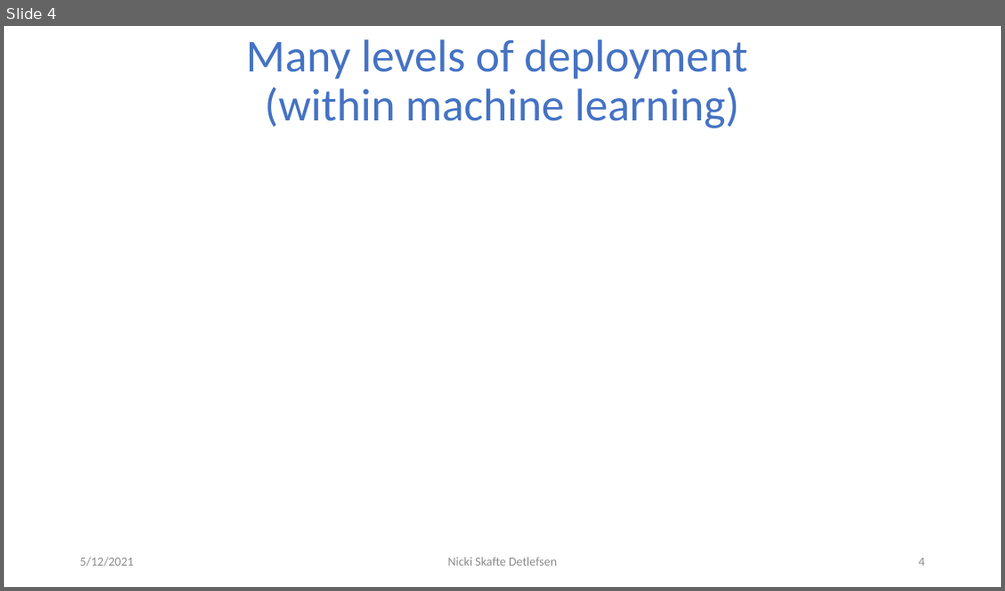
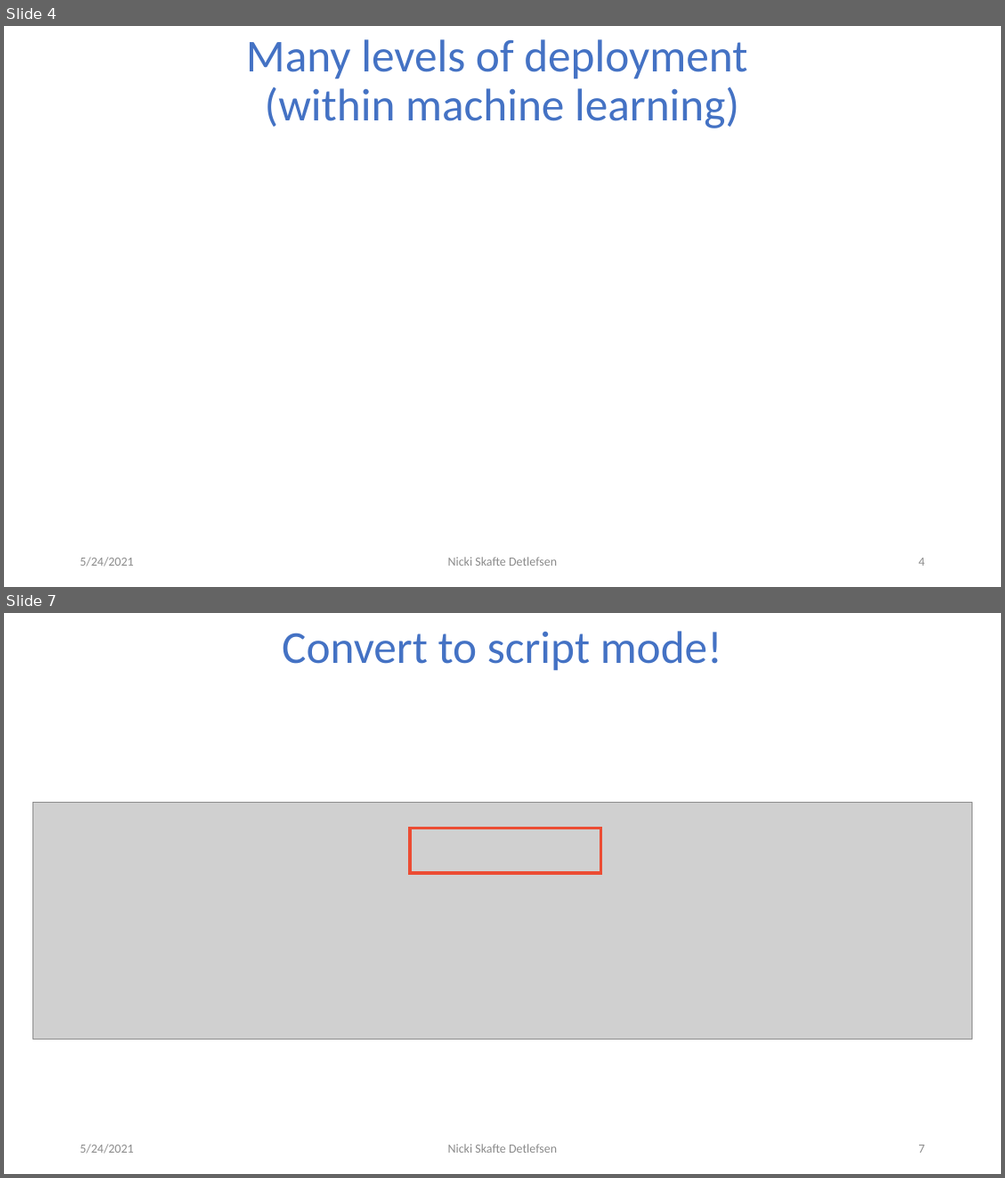
Before and after one commit to DeepEasterbunny/dtu_mlops, a slide deck: 10_deployment/deployment.pptx. Shown one above the other, each under a label of ours: slide 4 before the commit, slides 4 and 7 after it; the slides between them are not shown. The pictures are 1005x591 and 1005x1178 pixels, drawn with LibreOffice and Linux fonts; fonts in the diff are those of the drawing; grey boxes stand for pictures; background and template pictures are left out. Boxes give left, top, right and bottom in pixels: in the first picture for what was removed or moved away, otherwise in the second. Text is boxed around its words. In the diff, an @@ line names an element or a change of style, - is before the commit and + after.

```diff
--- a/10_deployment/deployment.pptx
+++ b/10_deployment/deployment.pptx
@@ slide 7 added at box(4, 613, 1001, 1174), background #FFFFFF @@
@@ title added at box(282, 631, 722, 671), 44 pt, text #4472C4 @@
+Convert to script mode!
@@ picture added at box(33, 803, 972, 1039) @@
@@ rectangle added at box(410, 828, 600, 873), outline #EC4C33 3 pt @@
@@ text added at box(80, 1143, 133, 1153), 12 pt, text #8C8C8C @@
+5/24/2021
@@ text added at box(448, 1143, 557, 1152), 12 pt, text #8C8C8C @@
+Nicki Skafte Detlefsen
@@ page number added at box(918, 1144, 924, 1152), 12 pt, text #8C8C8C @@
+7
@@ slide 4 changed as well @@
@@ text at box(80, 556, 133, 566): text changed @@
-5/12/2021
+5/24/2021
```
Also in this commit, not shown: 5 other slides changed, 1 other slide added, 6 other files.
